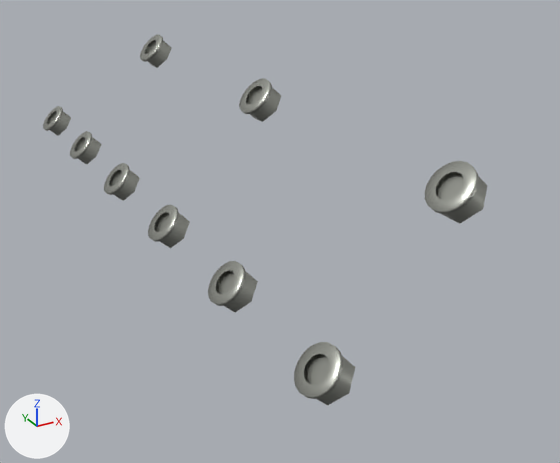
Renders of the glTF model public/parts/valve-cover-nuts-lower-right.glb from each side of a commit.
Both versions are drawn from a camera (50 mm lens) standing at (184.0, -322.0, 38.0) and looking at (330.0, -58.0, -94.0). Lighting does not change. The marker at lower left points along +X, +Y and +Z. The picture after the commit comes second.
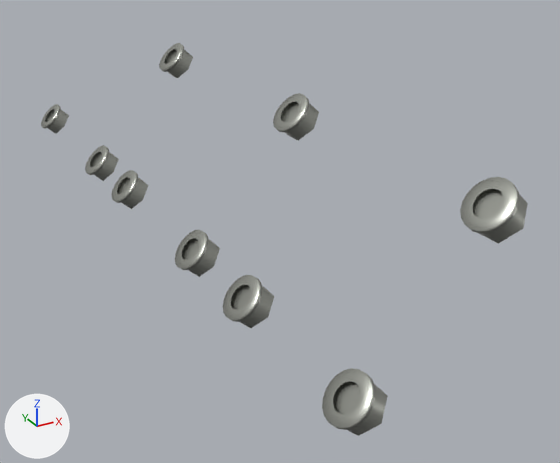
Changed parts and their boxes [x1, y1, x2, y2] in the pictures (560 x 463 px):
'Mesh_0.008', moved: before [425, 161, 487, 224]; after [460, 177, 528, 243]
'Mesh_0.007', moved: before [294, 342, 355, 405]; after [322, 368, 388, 436]
'Mesh_0.006', moved: before [208, 261, 258, 312]; after [223, 275, 274, 328]
'Mesh_0.005', moved: before [239, 78, 281, 122]; after [273, 93, 319, 141]
'Mesh_0.004', moved: before [148, 204, 190, 248]; after [175, 230, 220, 277]
'Mesh_0.002', moved: before [140, 34, 172, 68]; after [159, 43, 193, 78]
'Mesh_0.001', moved: before [70, 131, 102, 164]; after [85, 145, 119, 181]
'Mesh_0.003', moved: before [104, 163, 140, 201]; after [112, 170, 149, 209]
'Mesh_0', moved: before [43, 106, 71, 136]; after [41, 104, 69, 133]

Diff of the bpy script that builds the scene:
```diff
--- a/public/parts/valve-cover-nuts-lower-right.glb.py
+++ b/public/parts/valve-cover-nuts-lower-right.glb.py
@@ ob_mesh_0 @@
 ob_mesh_0.parent = ob_valve_cover_nuts_lower_right_inst0
-ob_mesh_0.location = (282.9, 125.0, -84.74)
+ob_mesh_0.location = (282.9, 130.0, -84.74)
 ob_mesh_0.rotation_euler = (0.0, 2.306, 0.0)  # degrees (0, 132, 0)
@@ ob_mesh_0_001 @@
 ob_mesh_0_001.parent = ob_valve_cover_nuts_lower_right_inst0
-ob_mesh_0_001.location = (282.9, 66.2, -84.74)
+ob_mesh_0_001.location = (282.9, 38.0, -84.74)
 ob_mesh_0_001.rotation_euler = (0.0, 2.306, 0.0)  # degrees (0, 132, 0)
@@ ob_mesh_0_002 @@
 ob_mesh_0_002.parent = ob_valve_cover_nuts_lower_right_inst0
-ob_mesh_0_002.location = (324.5, 66.2, -38.77)
+ob_mesh_0_002.location = (324.5, 38.0, -38.77)
 ob_mesh_0_002.rotation_euler = (0.0, 2.306, 0.0)  # degrees (0, 132, 0)
@@ ob_mesh_0_003 @@
 ob_mesh_0_003.parent = ob_valve_cover_nuts_lower_right_inst0
-ob_mesh_0_003.location = (282.9, 7.4, -84.74)
+ob_mesh_0_003.location = (282.9, -4.0, -84.74)
 ob_mesh_0_003.rotation_euler = (0.0, 2.306, 0.0)  # degrees (0, 132, 0)
@@ ob_mesh_0_004 @@
 ob_mesh_0_004.parent = ob_valve_cover_nuts_lower_right_inst0
-ob_mesh_0_004.location = (282.9, -51.4, -84.74)
+ob_mesh_0_004.location = (282.9, -80.0, -84.74)
 ob_mesh_0_004.rotation_euler = (0.0, 2.306, 0.0)  # degrees (0, 132, 0)
@@ ob_mesh_0_005 @@
 ob_mesh_0_005.parent = ob_valve_cover_nuts_lower_right_inst0
-ob_mesh_0_005.location = (324.5, -51.4, -38.77)
+ob_mesh_0_005.location = (324.5, -80.0, -38.77)
 ob_mesh_0_005.rotation_euler = (0.0, 2.306, 0.0)  # degrees (0, 132, 0)
@@ ob_mesh_0_006 @@
 ob_mesh_0_006.parent = ob_valve_cover_nuts_lower_right_inst0
-ob_mesh_0_006.location = (282.9, -110.2, -84.74)
+ob_mesh_0_006.location = (282.9, -122.0, -84.74)
 ob_mesh_0_006.rotation_euler = (0.0, 2.306, 0.0)  # degrees (0, 132, 0)
@@ ob_mesh_0_007 @@
 ob_mesh_0_007.parent = ob_valve_cover_nuts_lower_right_inst0
-ob_mesh_0_007.location = (282.9, -169.0, -84.74)
+ob_mesh_0_007.location = (282.9, -184.0, -84.74)
 ob_mesh_0_007.rotation_euler = (0.0, 2.306, 0.0)  # degrees (0, 132, 0)
@@ ob_mesh_0_008 @@
 ob_mesh_0_008.parent = ob_valve_cover_nuts_lower_right_inst0
-ob_mesh_0_008.location = (324.5, -169.0, -38.77)
+ob_mesh_0_008.location = (324.5, -184.0, -38.77)
 ob_mesh_0_008.rotation_euler = (0.0, 2.306, 0.0)  # degrees (0, 132, 0)
```
